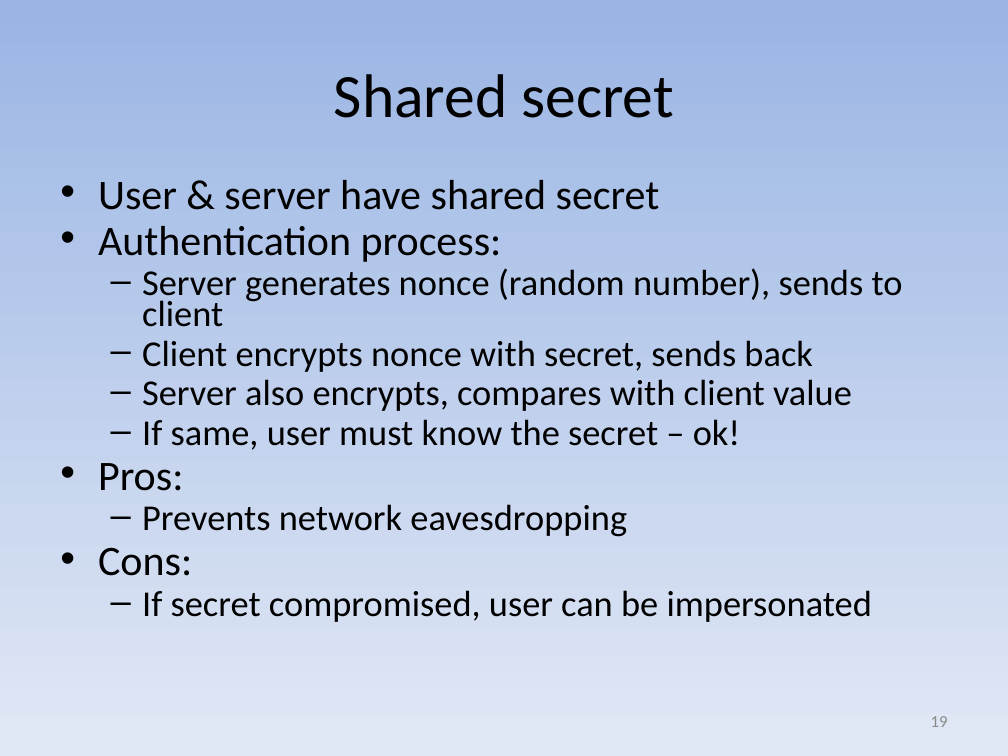
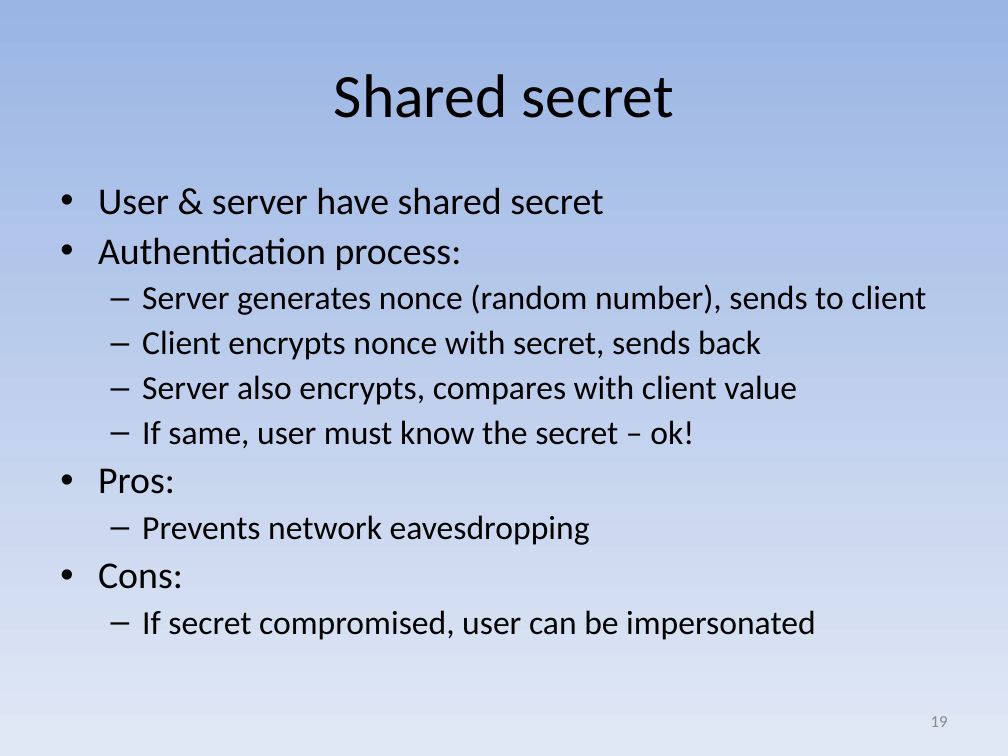
Before and after one commit to david-a-wheeler/david-a-wheeler.github.io, a slide deck: slide 19 of secure-class/presentations/Secure-Software-1-Introduction.ppt. Drawn at 1008x756 pixels with LibreOffice and Linux fonts; fonts in the diff are those of the drawing. Boxes give left, top, right and bottom in pixels: in the first picture for what was removed or moved away, otherwise in the second. Text is boxed around its words. In the diff, an @@ line names an element or a change of style, - is before the commit and + after.

```diff
--- a/secure-class/presentations/Secure-Software-1-Introduction.ppt
+++ b/secure-class/presentations/Secure-Software-1-Introduction.ppt
@@ text "User & server have shared ..." at [98, 187, 926, 640]: size 30 to 27 pt in "User & server have shared secret", "Authentication process:", "Pros:", "Cons:"; size 26 to 24 pt in "Server generates nonce (random number), sends to ...", "Client encrypts nonce with secret, sends back", "Server also encrypts, compares with client value", "If same, user must know the secret ..." and 2 more places; line spacing 0.7 to 0.9 @@
```
Also in this commit, not shown: 1 other slide changed, 1 slide added, 2 other files.
